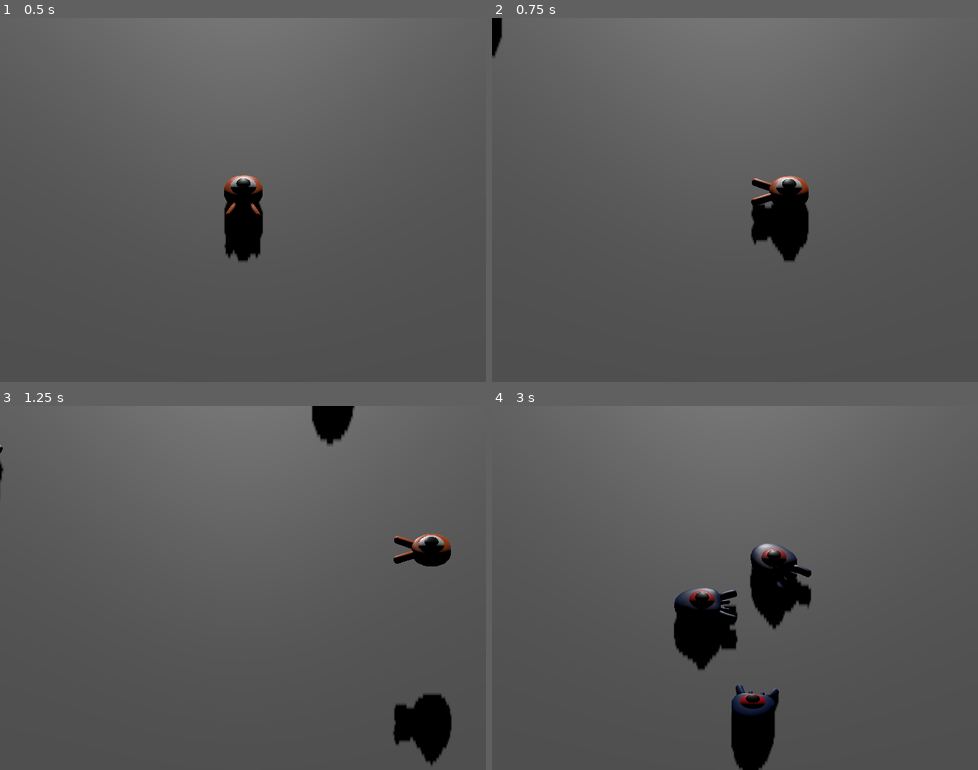
Above: before the commit, frames 1-4 (two rows, left to right).
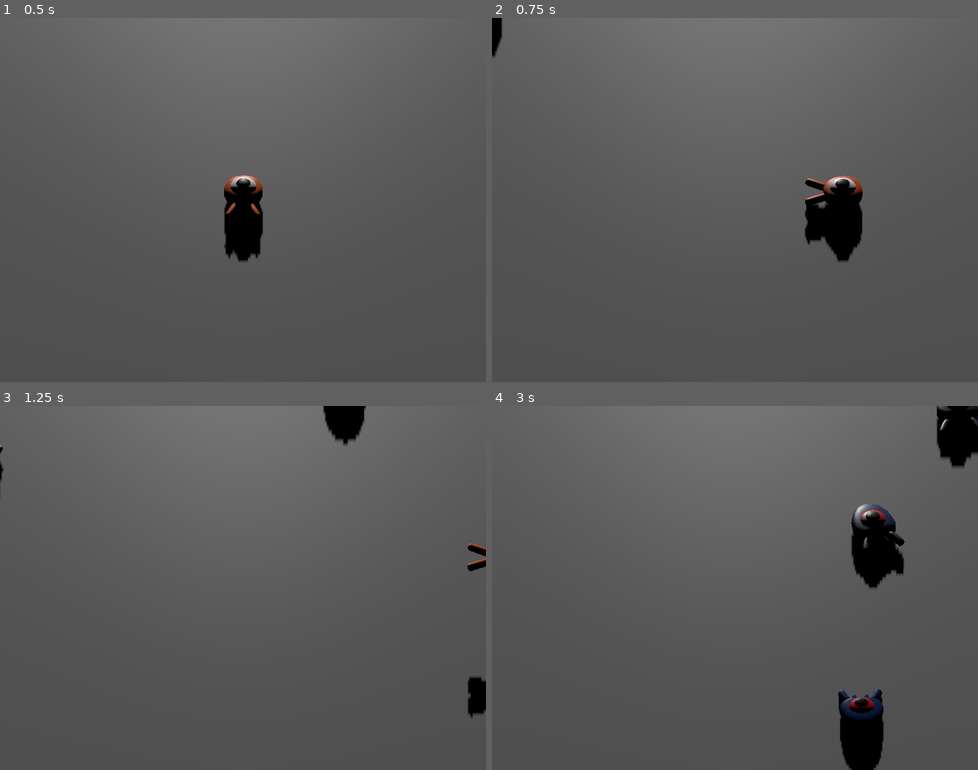
Above: after the commit, the same moments.

Repository: FerdivdKamp/3d_squash_the_creeps_starter
Game: Godot game, scene res://main.tscn
Two runs of this game, one before a commit and one after it. Both use one fixed random seed, a clock stepped at 60 frames per second and the inputs below.
Inputs (mouse positions are in pixels of both pictures, inside the frame that each line leads up to):
- Up to frame 1 (0.5 s): no input
- Up to frame 2 (0.75 s): tap Enter at 0.5 s; move the mouse to (841, 181) at 0.52 s; hold Right (move_right) from 0.53 s (still down); tap Shift (dash, bound only after the commit) at 0.6 s; click (841, 181) at 0.67 s
- Up to frame 3 (1.25 s): keep holding Right (move_right); tap Space (jump) at 0.77 s
- Up to frame 4 (3 s): release Right (move_right) at 1.25 s; drag from (637, 606) to (710, 660) at 1.27 s; move the mouse to (783, 507) at 2.02 s; hold Right (move_right) 2.03-2.75 s; tap Alt at 2.1 s; tap Shift (dash, bound only after the commit) at 2.3 s; drag from (710, 660) to (589, 533) at 2.77 s

Frame 1 is identical in both runs. In frame 2, 4.1% of the frame differs, in the area x 53-77%, y 43-67%; in frame 3, 3.5%; in frame 4, 11%, in the area x 37-100%, y 0-100%.

Commit message:
adding dash

Diff:
--- a/player.gd
+++ b/player.gd
@@ -14,10 +14,20 @@
 
 @export var bounce_impulse: int = 16
 
+# A quick burst in the direction the player is facing.
+@export var dash_speed_multiplier: float = 2.5
+@export var dash_duration: float = 0.18
+@export var dash_cooldown: float = 0.6
 
 var target_velocity = Vector3.ZERO
+var dash_direction := Vector3.FORWARD
+var dash_time_left := 0.0
+var dash_cooldown_left := 0.0
 
 func _physics_process(delta):
+	dash_time_left = maxf(0.0, dash_time_left - delta)
+	dash_cooldown_left = maxf(0.0, dash_cooldown_left - delta)
+
 	# Local variable to hold input direction
 	var direction := MovementMath.direction(
 		Input.is_action_pressed("move_left"),
@@ -27,13 +37,20 @@
 	)
 
 
-	if direction != Vector3.ZERO:
+	if direction != Vector3.ZERO and dash_time_left <= 0.0:
 		# Setting the basis property for rotation
 		$Pivot.basis = Basis.looking_at(direction)
 
+	if Input.is_action_just_pressed("dash") and dash_cooldown_left <= 0.0:
+		dash_direction = -$Pivot.basis.z
+		dash_time_left = dash_duration
+		dash_cooldown_left = dash_cooldown
+
 	# Ground Velocity
-	target_velocity.x = direction.x * speed
-	target_velocity.z = direction.z * speed
+	var horizontal_direction := dash_direction if dash_time_left > 0.0 else direction
+	var horizontal_speed := speed * dash_speed_multiplier if dash_time_left > 0.0 else speed
+	target_velocity.x = horizontal_direction.x * horizontal_speed
+	target_velocity.z = horizontal_direction.z * horizontal_speed
 
 	# Vertical Velocity
 	if not is_on_floor(): # If in the air fall towards the floor (gravity)
--- a/project.godot
+++ b/project.godot
@@ -73,6 +73,12 @@
 , Object(InputEventJoypadButton,"resource_local_to_scene":false,"resource_name":"","device":-1,"button_index":0,"pressure":0.0,"pressed":true,"script":null)
 ]
 }
+dash={
+"deadzone": 0.5,
+"events": [Object(InputEventKey,"resource_local_to_scene":false,"resource_name":"","device":-1,"window_id":0,"alt_pressed":false,"shift_pressed":false,"ctrl_pressed":false,"meta_pressed":false,"pressed":false,"keycode":4194325,"physical_keycode":0,"key_label":0,"unicode":0,"location":0,"echo":false,"script":null)
+, Object(InputEventJoypadMotion,"resource_local_to_scene":false,"resource_name":"","device":-1,"axis":5,"axis_value":1.0,"script":null)
+]
+}
 
 [layer_names]
 
--- a/tests/test_scenes.gd
+++ b/tests/test_scenes.gd
@@ -11,6 +11,35 @@
 	assert_true(player.speed > 0.0)
 
 
+func test_player_dash_locks_direction_for_a_short_burst() -> void:
+	var player = autofree(PLAYER_SCENE.instantiate())
+	add_child(player)
+	Input.action_press("move_right")
+	Input.action_press("dash")
+	player._physics_process(0.016)
+	assert_almost_eq(player.target_velocity.x, player.speed * player.dash_speed_multiplier, 0.001)
+
+	Input.action_release("move_right")
+	Input.action_release("dash")
+	player._physics_process(0.05)
+	assert_almost_eq(player.target_velocity.x, player.speed * player.dash_speed_multiplier, 0.001)
+
+	player._physics_process(player.dash_duration)
+	assert_almost_eq(player.target_velocity.x, 0.0, 0.001)
+
+
+func test_dash_is_mapped_to_shift_and_right_trigger() -> void:
+	var has_shift := false
+	var has_right_trigger := false
+	for event in InputMap.action_get_events("dash"):
+		if event is InputEventKey and event.keycode == KEY_SHIFT:
+			has_shift = true
+		if event is InputEventJoypadMotion and event.axis == JOY_AXIS_TRIGGER_RIGHT and event.axis_value > 0.0:
+			has_right_trigger = true
+	assert_true(has_shift)
+	assert_true(has_right_trigger)
+
+
 func test_mob_initialize_sets_position_and_bounded_horizontal_speed() -> void:
 	var mob = autofree(MOB_SCENE.instantiate())
 	mob.initialize(Vector3(6.0, 0.0, 0.0), Vector3.ZERO)
